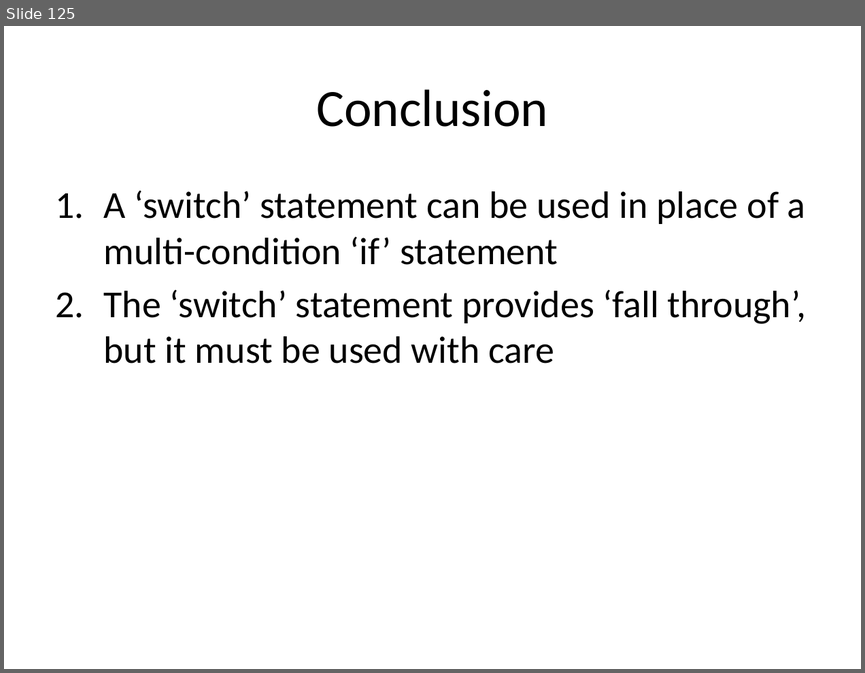
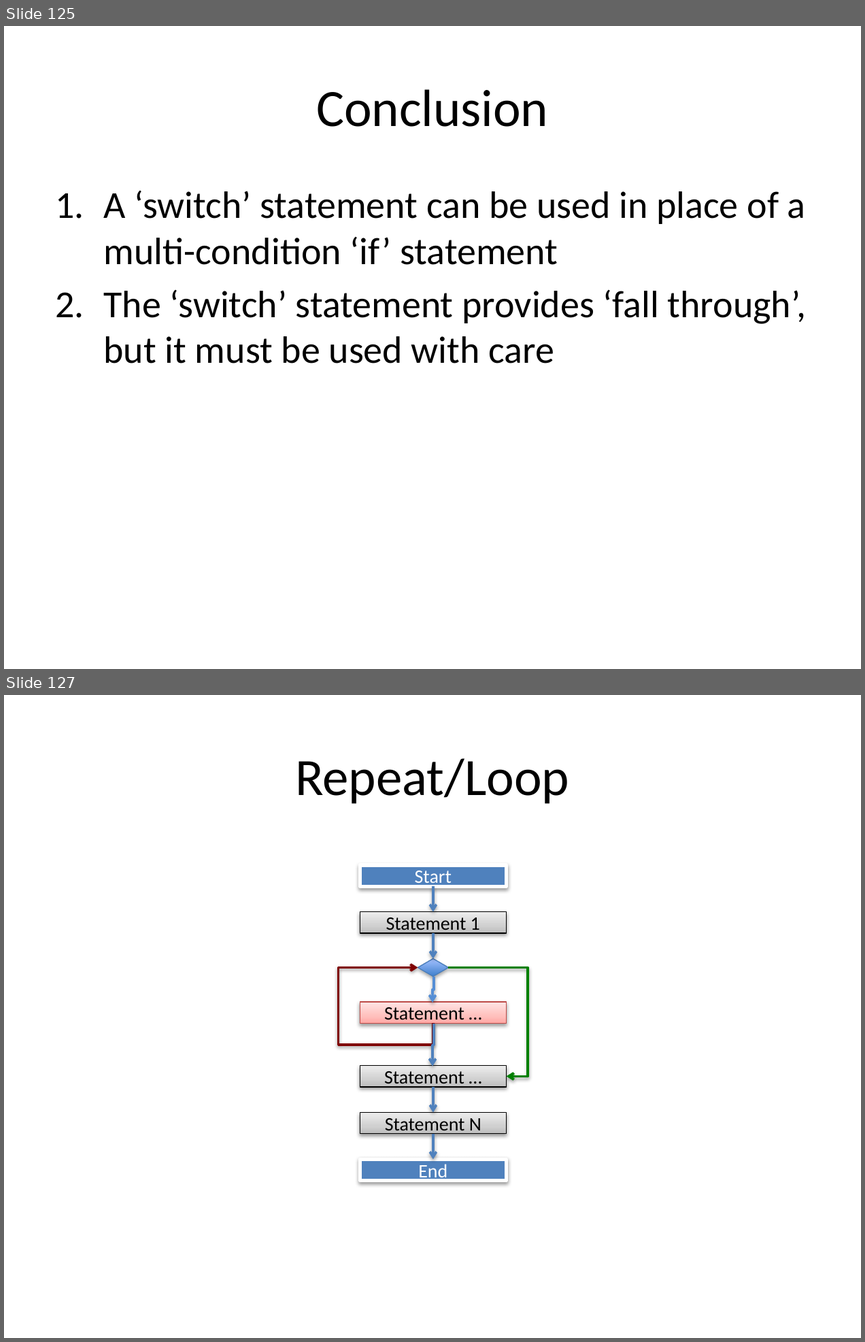
Before and after one commit to xiliax/web-programming-fundamentals, a slide deck: docs/learn-computer-programming.pptx. Shown one above the other, each under a label of ours: slide 125 before the commit, slides 125 and 127 after it; the slides between them are not shown. The pictures are 865x673 and 865x1342 pixels, drawn with LibreOffice and Linux fonts; fonts in the diff are those of the drawing. Boxes give left, top, right and bottom in pixels: in the first picture for what was removed or moved away, otherwise in the second. Text is boxed around its words. In the diff, an @@ line names an element or a change of style, - is before the commit and + after.

```diff
--- a/docs/learn-computer-programming.pptx
+++ b/docs/learn-computer-programming.pptx
@@ slide 127 added at [4, 695, 861, 1338], background #FFFFFF @@
@@ title added at [295, 758, 569, 804], 44 pt, text #000000 @@
+Repeat/Loop
@@ rectangle added at [360, 864, 506, 886], fill #4F81BD, outline #FFFFFF 3 pt, 16 pt, text #FFFFFF @@
+Start
@@ arrow added from (433, 886) to (433, 912), #4F81BD 2 pt @@
@@ rectangle added at [360, 912, 506, 933], fill gradient #BDBDBD to #D1D1D1 to #EEEEEE, outline #000000 0.75 pt, 16 pt, text #000000 @@
+Statement 1
@@ arrow added from (433, 933) to (433, 959), #4F81BD 2 pt @@
@@ diamond added at [418, 959, 449, 977], fill gradient #3F80CE to #A4C4FF, outline #4B7EBC 0.75 pt @@
@@ elbow arrow added from (433, 1023) to (418, 968), #800000 2 pt @@
@@ elbow arrow added from (433, 977) to (432, 1002), #558ED5 2 pt @@
@@ elbow arrow added from (449, 968) to (506, 1076), #008000 2 pt @@
@@ rectangle added at [360, 1002, 506, 1023], fill gradient #FFA6A5 to #FFC0BF to #FFE7E7, outline #BF4C48 0.75 pt, 16 pt, text #000000 @@
+Statement …
@@ elbow arrow added from (433, 1024) to (432, 1066), #4F81BD 2 pt @@
@@ rectangle added at [360, 1065, 506, 1087], fill gradient #BDBDBD to #D1D1D1 to #EEEEEE, outline #000000 0.75 pt, 16 pt, text #000000 @@
+Statement …
@@ arrow added from (433, 1087) to (433, 1113), #4F81BD 2 pt @@
@@ rectangle added at [360, 1113, 506, 1134], fill gradient #BDBDBD to #D1D1D1 to #EEEEEE, outline #000000 0.75 pt, 16 pt, text #000000 @@
+Statement N
@@ arrow added from (433, 1134) to (433, 1159), #4F81BD 2 pt @@
@@ rectangle added at [360, 1159, 506, 1180], fill #4F81BD, outline #FFFFFF 3 pt, 16 pt, text #FFFFFF @@
+End
```
Also in this commit, not shown: 17 other slides added, 26 other files.
